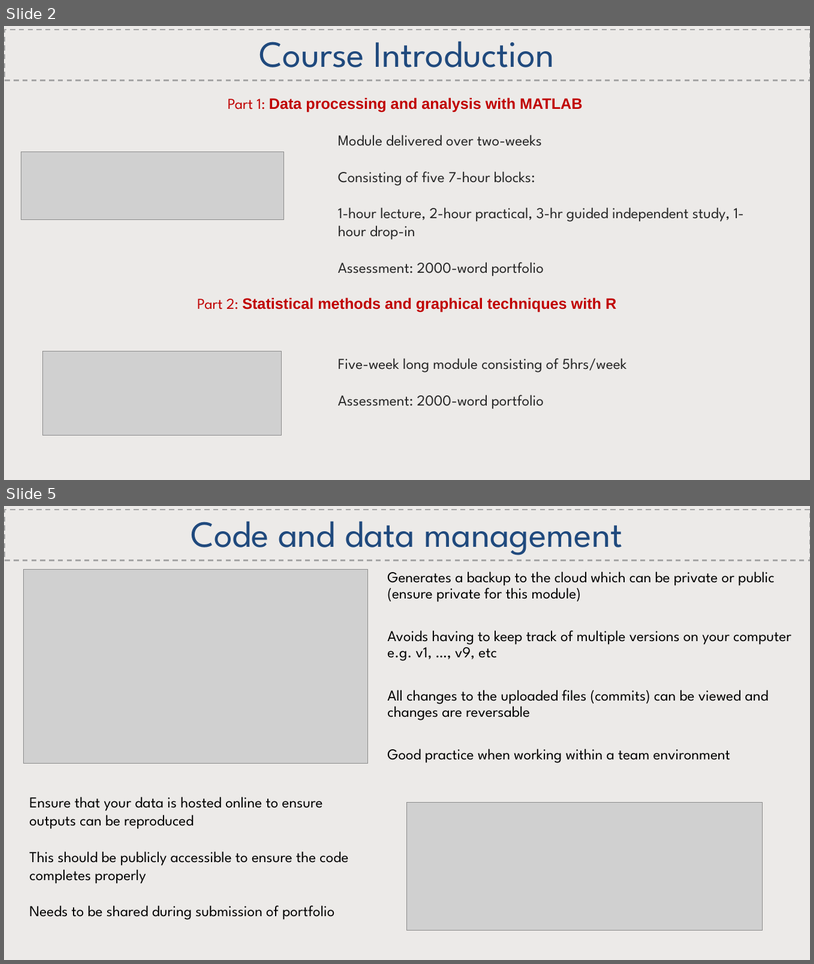
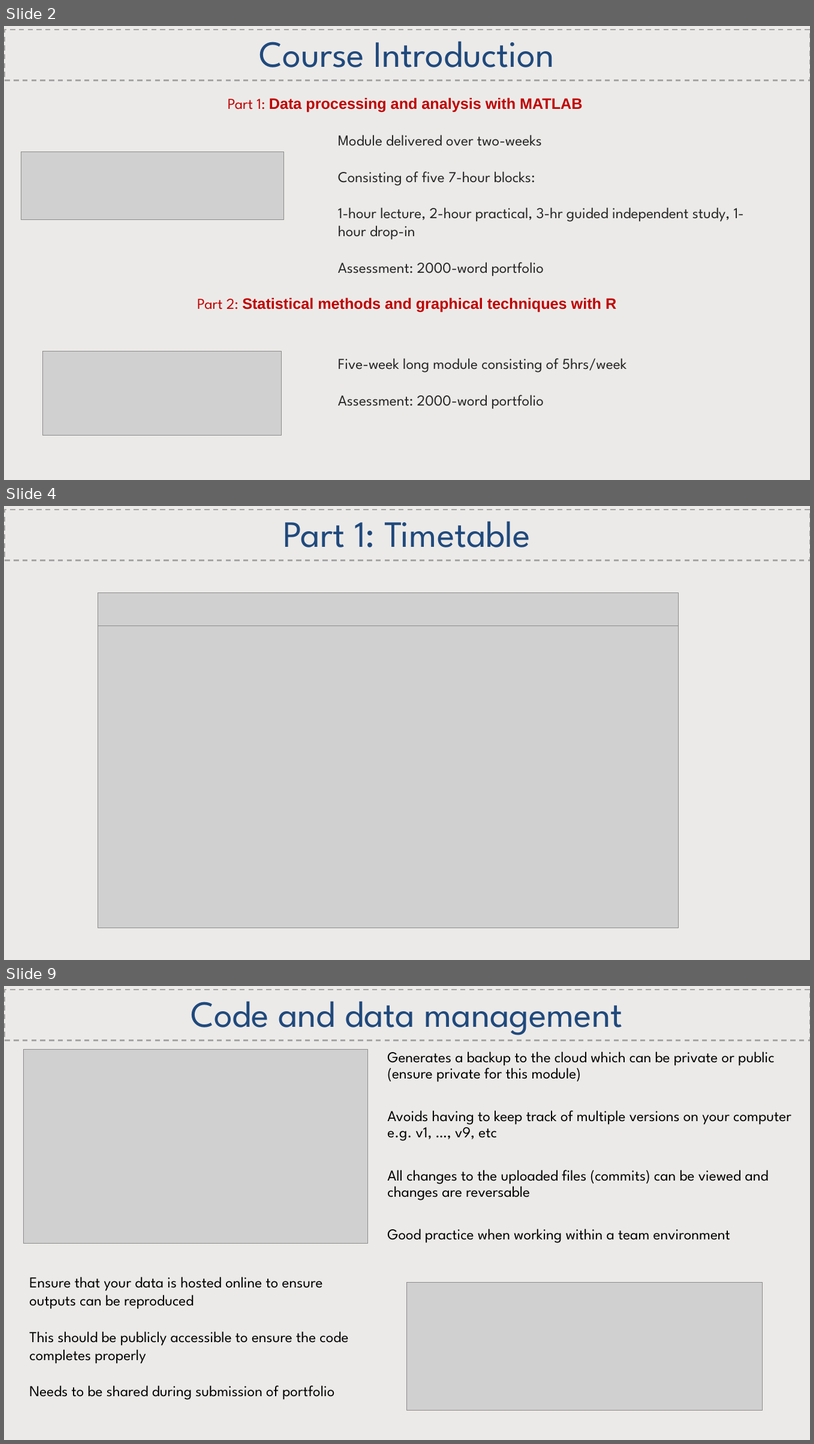
Before and after one commit to CatchmentSci/GEO8026, a slide deck: Block 01/slides/GEO8026_202122_Lecture1.pptx. Shown one above the other, each under a label of ours: slides 2 and 5 before the commit, slides 2, 4 and 9 after it; the slides between them are not shown. The pictures are 814x964 and 814x1444 pixels, drawn with LibreOffice and Linux fonts; fonts in the diff are those of the drawing; grey boxes stand for pictures. Boxes give left, top, right and bottom in pixels: in the first picture for what was removed or moved away, otherwise in the second. Text is boxed around its words. In the diff, an @@ line names an element or a change of style, - is before the commit and + after.

```diff
--- a/Block 01/slides/GEO8026_202122_Lecture1.pptx
+++ b/Block 01/slides/GEO8026_202122_Lecture1.pptx
@@ slide 4 added at <box>4,506,810,960</box>, background #FFFFFF @@
@@ rectangle added at <box>4,506,810,960</box>, fill #82766A at 15% opacity @@
@@ rectangle added at <box>5,510,810,561</box>, outline #A6A6A6 1.5 pt dashed, 44 pt, text #1F497D @@
+Part 1: Timetable
@@ picture added at <box>98,592,678,629</box> @@
@@ picture added at <box>98,626,678,928</box> @@
@@ what was slide 5 is now slide 9 @@
```
Also in this commit, not shown: 2 slides changed, 3 other slides added, 15 other files.
